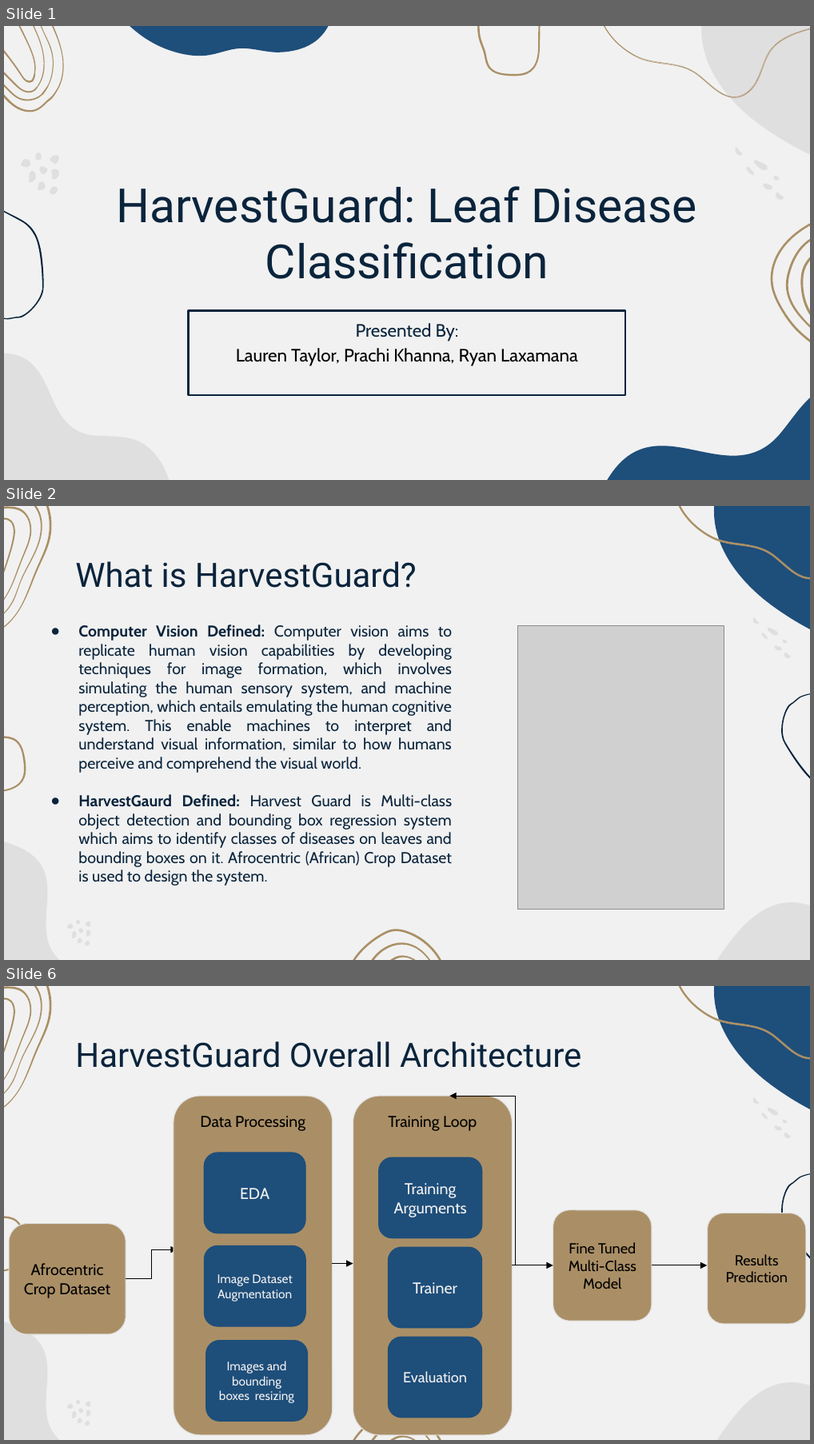
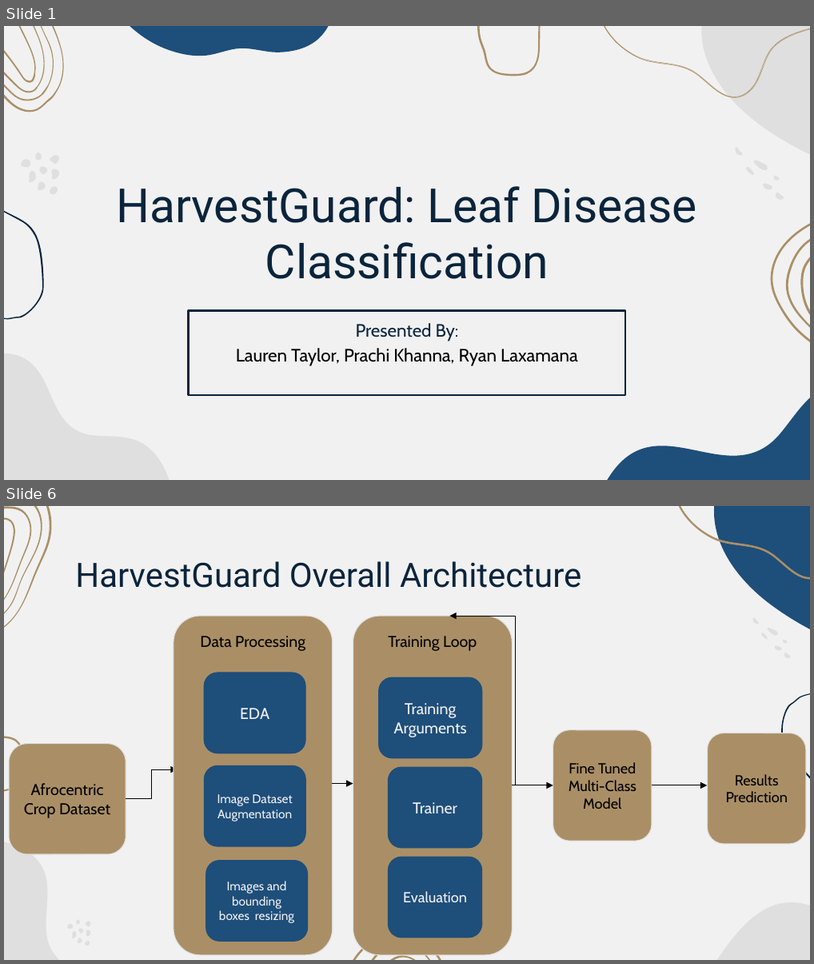
Before and after one commit to ljtaylor99/AAI-521-Final-Project, a slide deck: Final Project Presentation-Team 4.pptx. Shown one above the other, each under a label of ours: slides 1, 2 and 6 before the commit, slides 1 and 6 after it; the slides between them are not shown. The pictures are 814x1444 and 814x964 pixels, drawn with LibreOffice and Linux fonts; fonts in the diff are those of the drawing; grey boxes stand for pictures. Boxes give left, top, right and bottom in pixels: in the first picture for what was removed or moved away, otherwise in the second. Text is boxed around its words. In the diff, an @@ line names an element or a change of style, - is before the commit and + after.

Commit message:
Add files via upload
Paring down slides, adding visuals.

```diff
--- a/Final Project Presentation-Team 4.pptx
+++ b/Final Project Presentation-Team 4.pptx
@@ slide 2 removed at [4,506,810,960], background #F1F1F1; not listed: 28 template elements that a slide beside it also shows @@
@@ title removed at [75,561,417,588] @@
-What is HarvestGuard?
@@ text removed at [78,624,452,885] @@
-● Computer Vision Defined: Computer vision aims to replicate human vision capabilities by developing techniques for image formation, which involves simulating the human sensory system, and machine perception, which entails emulating the human cognitive system. This enable machines to interpret and understand visual information, similar to how humans perceive and comprehend the visual world.
-● HarvestGaurd Defined: Harvest Guard is Multi-class object detection and bounding box regression system which aims to identify classes of diseases on leaves and bounding boxes on it. Afrocentric (African) Crop Dataset is used to design the system.
@@ picture removed at [518,625,724,908] @@
```
Also in this commit, not shown: 3 slides changed, 5 slides added, 3 other slides removed.
